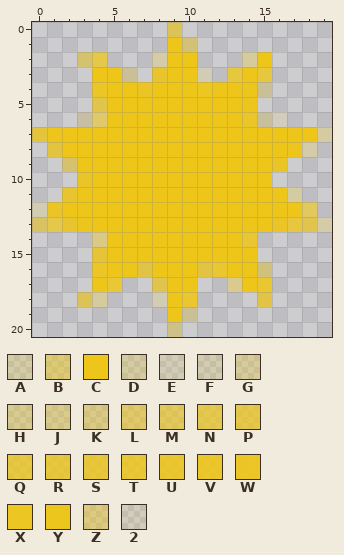
Two versions of one pixel-art sprite, livinglotsnyc/static/img/action_star_small.png. The first picture shows the starting point.
The file is 20x21 pixels. Pixels under 10% opacity are left out. Colours within 5 levels of each other are drawn and written as one.
Palette (. is transparent): A #edc61837  B #edc6197e  C #eec619  D #eec5193f  E #eec61923  F #eec6192a  G #eec61949  H #eec61957  J #eec6195d  K #eec61967  L #eec6198e  M #eec619a0  N #eec619b2  P #eec619bc  Q #eec619c4  R #eec619cb  S #eec619d1  T #eec619d7  U #eec619df  V #eec619e5  W #eec619ed  X #eec619f3  Y #eec619f9  Z #efc6196f  2 #eec41b1c
Now the later version:
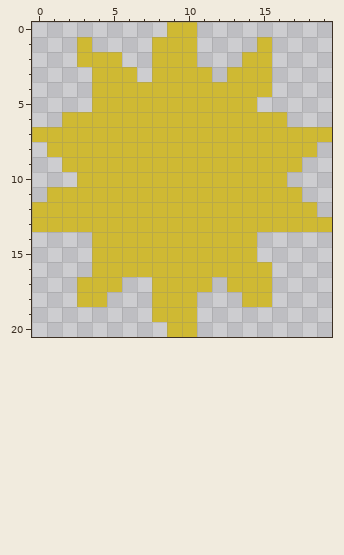
The commit says: Match star colors
The edit:
Colour C changes from #eec619 to #cfb933.
Colour C now appears in row 0 at x 10; in row 1 at x 3, 8 and 15; in row 2 at x 5; in row 6 at x 2; in row 9 at x 17; in row 10 at x 16.
Colour C now appears in row 11 at x 1; in row 17 at x 3 and 11; in row 18 at x 14; in row 19 at x 8; in row 20 at x 10.
The author changed colour 2 to colour C in row 6 at x 16.
The author changed colour A to colour C in row 2 at x 8; in row 6 at x 15; in row 8 at x 18; in row 13 at x 19.
The author changed colour B to colour C in row 2 at x 3; in row 9 at x 2.
The author changed colour D to colour C in row 3 at x 6; in row 4 at x 15; in row 7 at x 19; in row 11 at x 17; in row 19 at x 10.
The author changed colour E to colour C in row 3 at x 11.
The author changed colour F to colour C in row 6 at x 3; in row 12 at x 0; in row 18 at x 8.
The author changed colour G to colour C in row 2 at x 14; in row 18 at x 4.
The author changed colour H to colour C in row 20 at x 9.
The author changed colour J to colour C in row 17 at x 13.
The author changed colour K to colour C in row 14 at x 4; in row 16 at x 15.
The author changed colour L to colour C in row 6 at x 4; in row 13 at x 0.
The author changed colour M to colour C in row 0 at x 9; in row 12 at x 18; in row 18 at x 3.
The author changed colour N to colour C in row 5 at x 4; in row 13 at x 18; in row 17 at x 8.
The author changed colour P to colour C in row 2 at x 4; in row 13 at x 1; in row 16 at x 7; in row 18 at x 15.
The author changed colour Q to colour C in row 8 at x 1; in row 16 at x 11.
The author changed colour R to colour C in row 3 at x 13 and 15; in row 7 at x 0; in row 13 at x 17.
The author changed colour S to colour C in row 15 at x 4.
The author changed colour T to colour C in row 17 at x 5.
The author changed colour U to colour C in row 3 at x 8; in row 11 at x 2; in row 13 at x 2; in row 14 at x 14; in row 16 at x 12; in row 17 at x 15.
The author changed colour U to colour C in row 18 at x 10.
The author changed colour V to colour C in row 10 at x 3.
The author changed colour W to colour C in row 4 at x 4 and 7; in row 6 at x 14; in row 9 at x 16; in row 12 at x 1; in row 13 at x 16; in row 16 at x 4.
The author changed colour X to colour C in row 4 at x 11.
The author changed colour Y to colour C in row 5 at x 14; in row 8 at x 17; in row 13 at x 3.
The author changed colour Z to colour C in row 1 at x 10.
Boxes around the changes in both pictures, in picture pixels (x1, y1, x2, y2):
changed: (32, 22, 332, 337)
